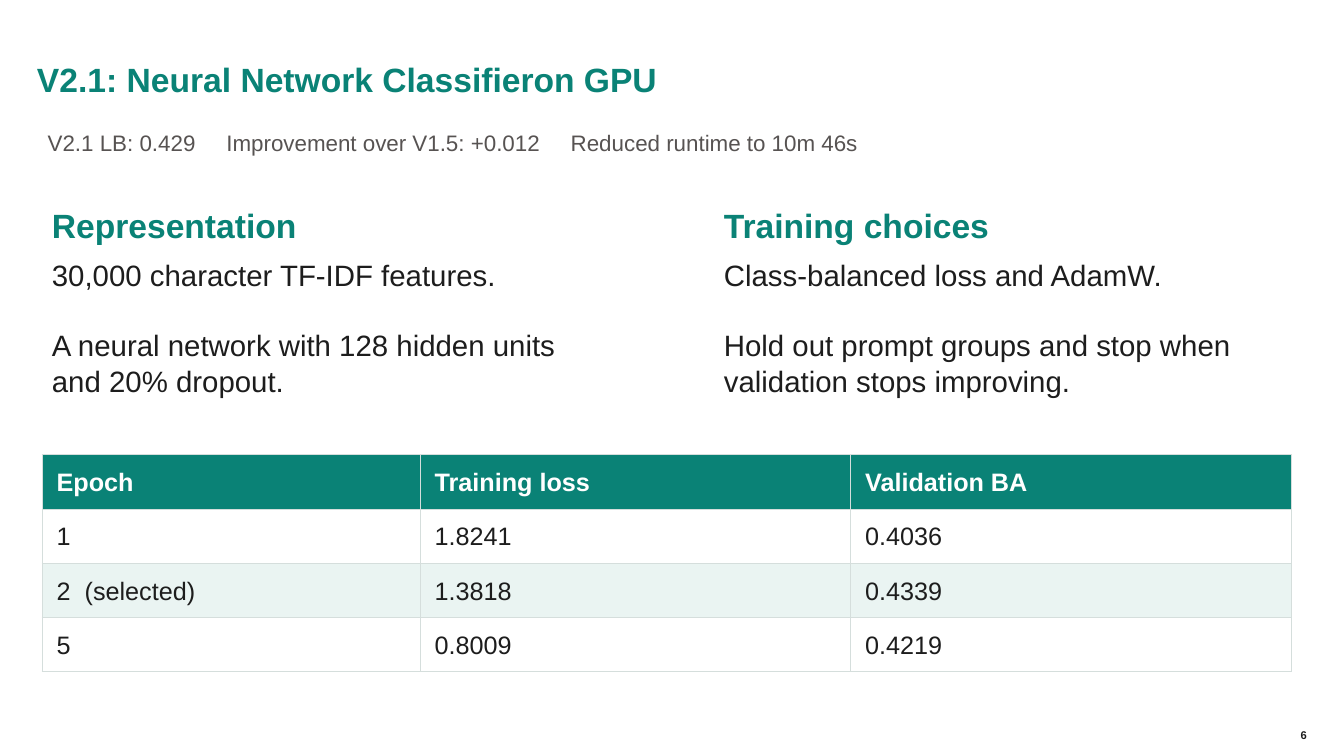
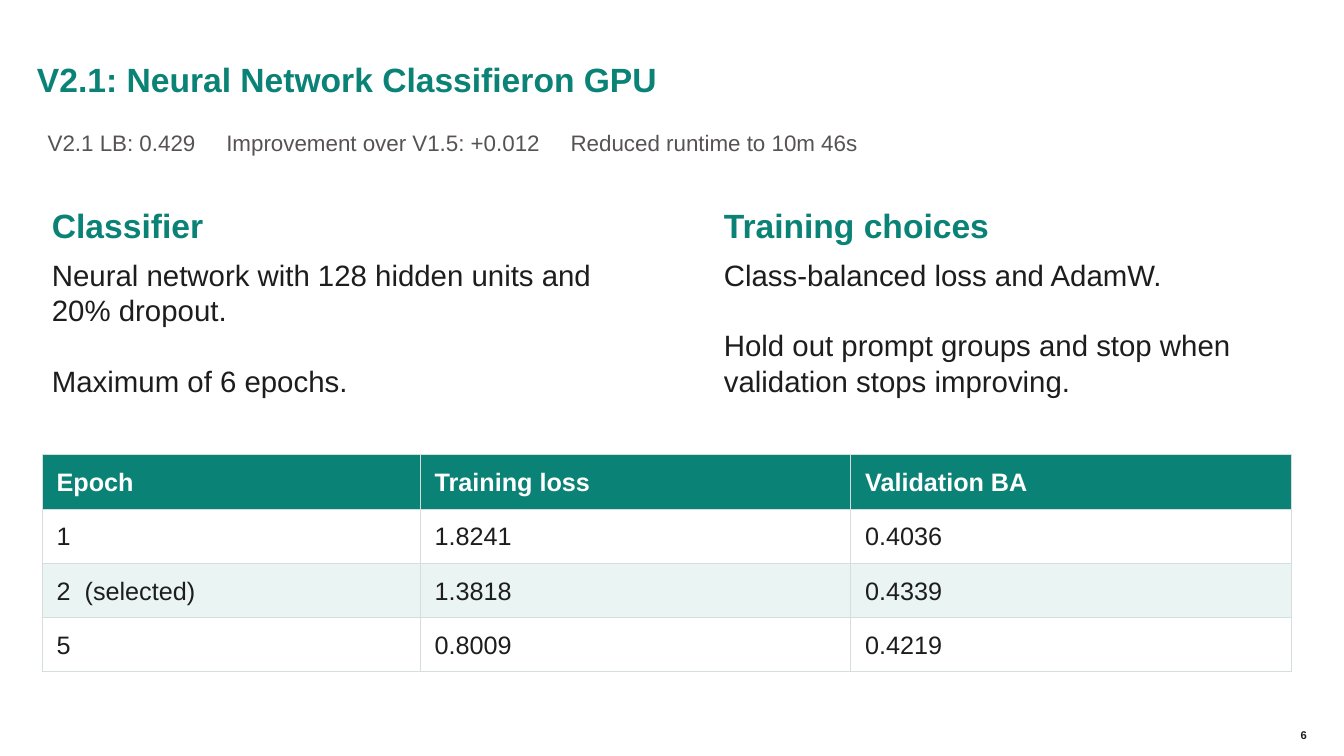
Before and after one commit to MarkFitzgibbon/Name_That_LLM, a slide deck: slide 6 of LLM Submitted Notebooks/Name That LLM Presentation - Mark Fitzgibbon - Draft 2.pptx. Drawn at 1344x756 pixels with LibreOffice and Linux fonts; fonts in the diff are those of the drawing; background and template pictures are left out. Boxes give left, top, right and bottom in pixels: in the first picture for what was removed or moved away, otherwise in the second. Text is boxed around its words. In the diff, an @@ line names an element or a change of style, - is before the commit and + after.

```diff
--- a/LLM Submitted Notebooks/Name That LLM Presentation - Mark Fitzgibbon - Draft 2.pptx
+++ b/LLM Submitted Notebooks/Name That LLM Presentation - Mark Fitzgibbon - Draft 2.pptx
@@ text at [52,213,203,239]: text changed @@
-Representation
+Classifier
@@ text at [52,264,591,398]: text changed @@
-30,000 character TF-IDF features.
-A neural network with 128 hidden units and 20% dropout.
+Neural network with 128 hidden units and 20% dropout.
+Maximum of 6 epochs.
```
Also in this commit, not shown: 6 other slides changed, 1 slide added.
